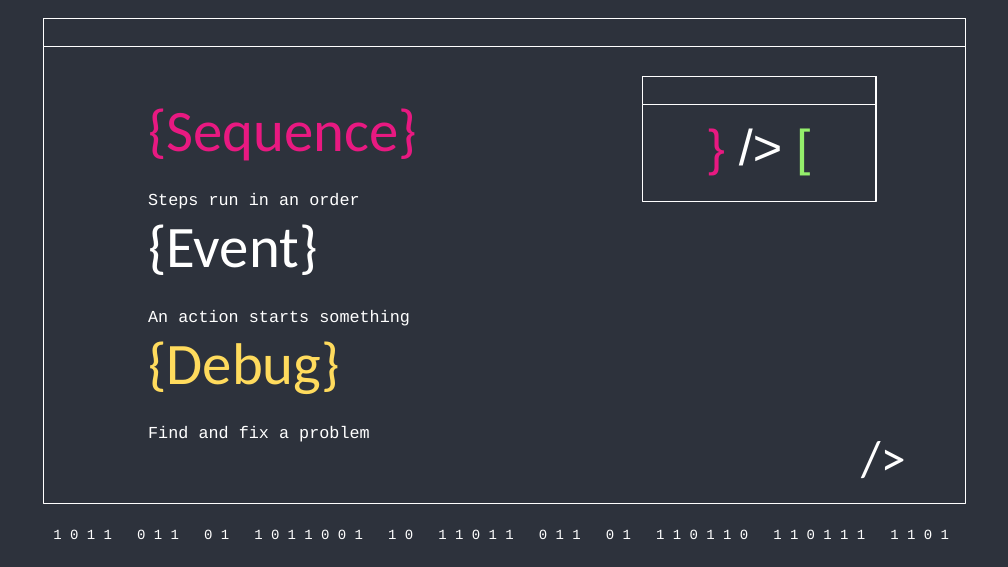
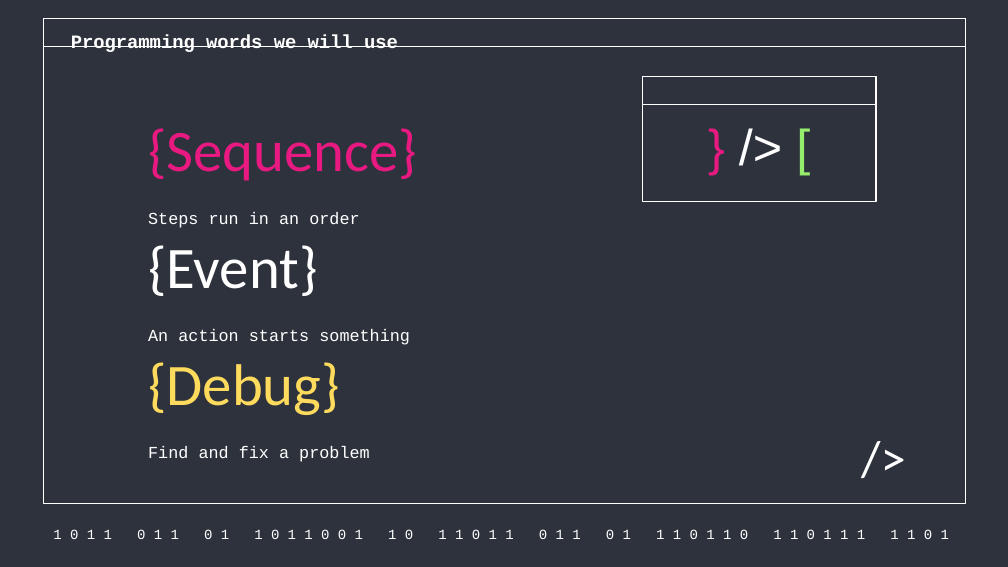
Before and after one commit to aghimir3/KidsComputerScience, a slide deck: slide 20 of 2026-07-11_Intro_to_Computer_Science_Programming/2026-07-11_Intro_to_Computer_Science_Programming.pptx. Drawn at 1008x567 pixels with LibreOffice and Linux fonts; fonts in the diff are those of the drawing. Boxes give left, top, right and bottom in pixels: in the first picture for what was removed or moved away, otherwise in the second. Text is boxed around its words. In the diff, an @@ line names an element or a change of style, - is before the commit and + after.

Commit message:
fix(2026-07-11): add headings to programming slides

```diff
--- a/2026-07-11_Intro_to_Computer_Science_Programming/2026-07-11_Intro_to_Computer_Science_Programming.pptx
+++ b/2026-07-11_Intro_to_Computer_Science_Programming/2026-07-11_Intro_to_Computer_Science_Programming.pptx
@@ text added at box(71, 34, 398, 52), 13.5 pt, text #FFFFFF, bold @@
+Programming words we will use
@@ title "{Sequence}": place and size @@
-title "{Sequence}" at box(148, 108, 417, 161)
+title "{Sequence}" at box(148, 128, 417, 181)
@@ title "{Event}": place and size @@
-title "{Event}" at box(148, 224, 317, 275)
+title "{Event}" at box(148, 245, 317, 296)
@@ title "{Debug}": place and size @@
-title "{Debug}" at box(148, 341, 340, 394)
+title "{Debug}" at box(148, 362, 340, 415)
@@ 3 subtitles: place and size @@
-3 subtitles at box(148, 193, 410, 442)
+3 subtitles at box(148, 212, 410, 462)
```
Also in this commit, not shown: 15 other slides changed, 1 other file.
